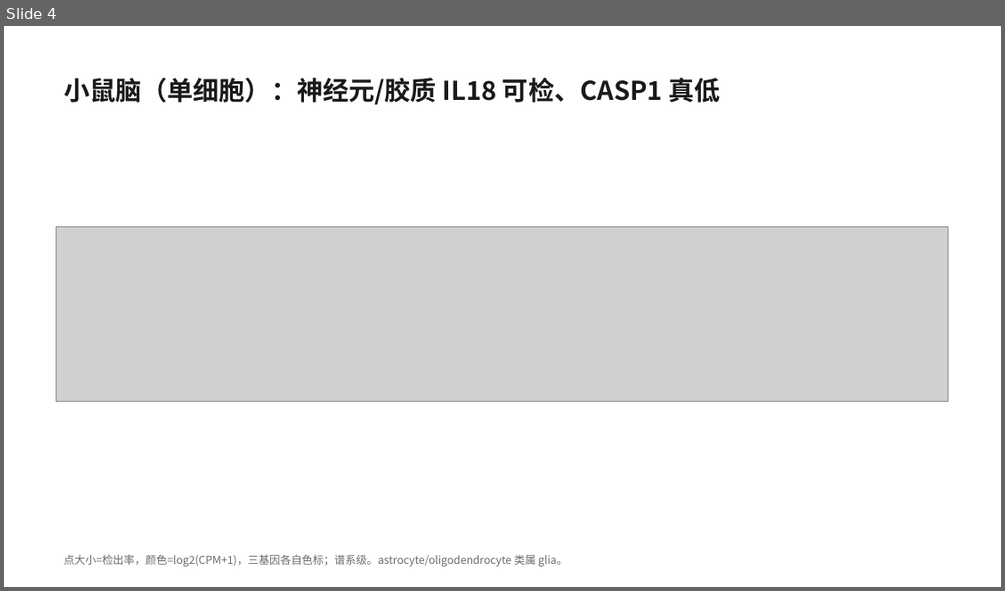
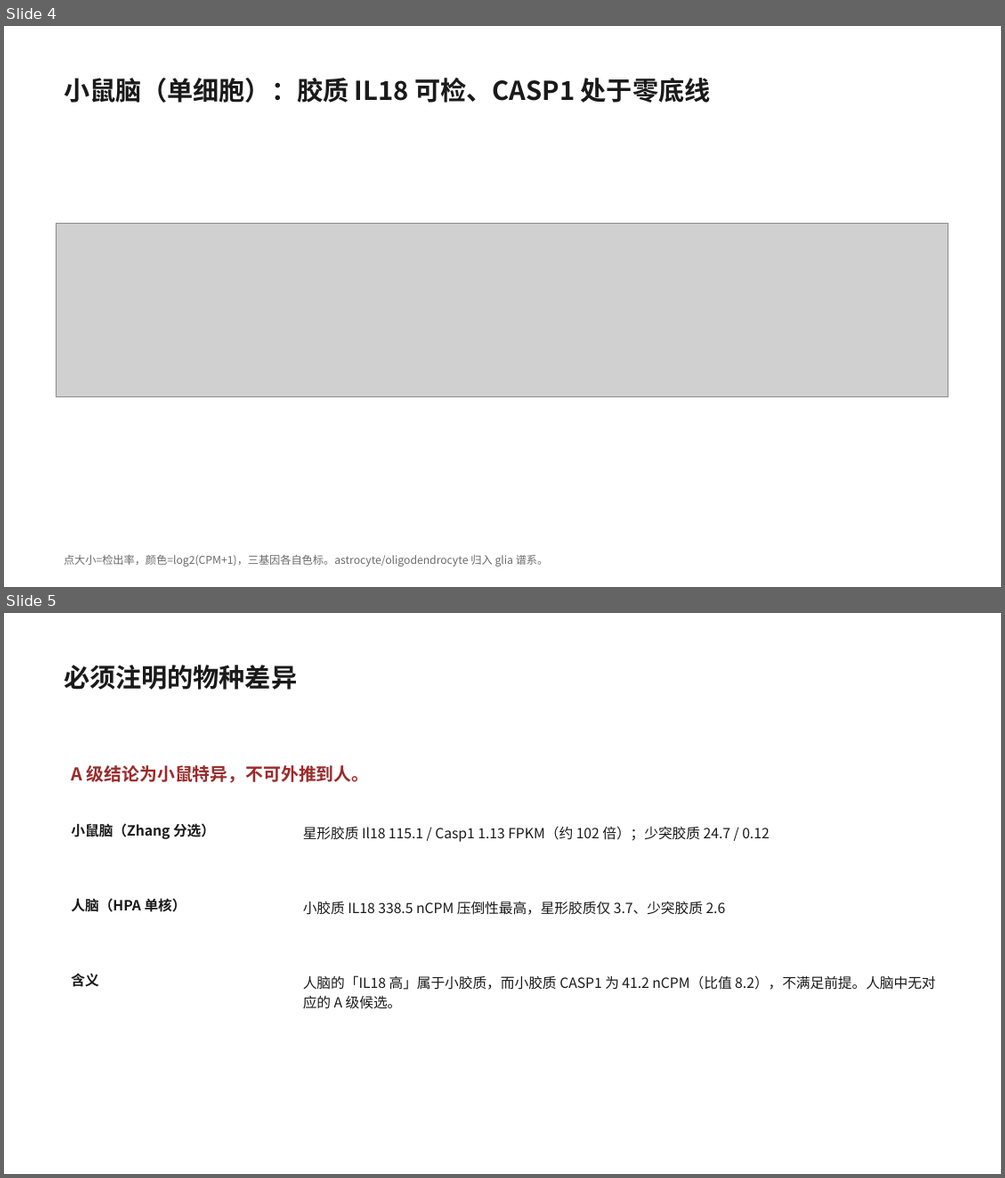
Before and after one commit to 7c96bzczcj-prog/aaa, a slide deck: il18_casp5organ/IL18_CASP_五器官筛选.pptx. Shown one above the other, each under a label of ours: slide 4 before the commit, slides 4 and 5 after it. The pictures are 1005x591 and 1005x1178 pixels, drawn with LibreOffice and Linux fonts; fonts in the diff are those of the drawing; grey boxes stand for pictures. Boxes give left, top, right and bottom in pixels: in the first picture for what was removed or moved away, otherwise in the second. Text is boxed around its words. In the diff, an @@ line names an element or a change of style, - is before the commit and + after.

```diff
--- a/il18_casp5organ/IL18_CASP_五器官筛选.pptx
+++ b/il18_casp5organ/IL18_CASP_五器官筛选.pptx
@@ slide 5 added at [4, 613, 1001, 1174], background #FFFFFF @@
@@ text added at [64, 665, 297, 690], 25 pt, text #1A1A1A, bold @@
+必须注明的物种差异
@@ text added at [71, 765, 370, 783], 17 pt, text #9A2B2B, bold @@
+A 级结论为小鼠特异，不可外推到人。
@@ text added at [71, 823, 215, 839], 13.5 pt, text #1A1A1A, bold @@
+小鼠脑（Zhang 分选）
@@ text added at [303, 826, 769, 842], 13.5 pt, text #1A1A1A @@
+星形胶质 Il18 115.1 / Casp1 1.13 FPKM（约 102 倍）；少突胶质 24.7 / 0.12
@@ text added at [71, 898, 186, 912], 13.5 pt, text #1A1A1A, bold @@
+人脑（HPA 单核）
@@ text added at [303, 900, 726, 915], 13.5 pt, text #1A1A1A @@
+小胶质 IL18 338.5 nCPM 压倒性最高，星形胶质仅 3.7、少突胶质 2.6
@@ text added at [71, 973, 98, 987], 13.5 pt, text #1A1A1A, bold @@
+含义
@@ text added at [303, 975, 935, 1009], 13.5 pt, text #1A1A1A @@
+人脑的「IL18 高」属于小胶质，而小胶质 CASP1 为 41.2 nCPM（比值 8.2），不满足前提。人脑中无对应的 A 级候选。
@@ slide 4 changed as well @@
@@ text at [64, 78, 711, 103]: text changed @@
-小鼠脑（单细胞）：神经元/胶质 IL18 可检、CASP1 真低
+小鼠脑（单细胞）：胶质 IL18 可检、CASP1 处于零底线
@@ picture: place and size @@
-picture at [57, 227, 948, 402]
+picture at [57, 224, 948, 398]
@@ text at [64, 555, 549, 566]: text changed @@
-点大小=检出率，颜色=log2(CPM+1)，三基因各自色标；谱系级。astrocyte/oligodendrocyte 类属 glia。
+点大小=检出率，颜色=log2(CPM+1)，三基因各自色标。astrocyte/oligodendrocyte 归入 glia 谱系。
```
Also in this commit, not shown: 2 other slides changed, 2 other slides added, 3 slides removed, 4 other files.
